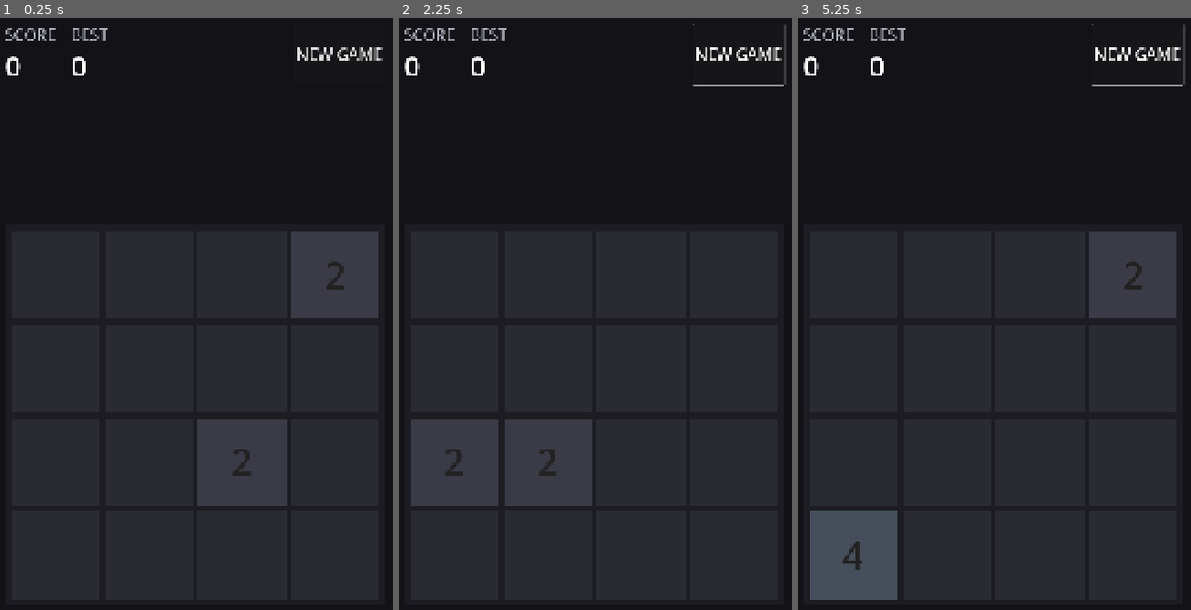
Above: before the commit, frames 1-3 (left to right).
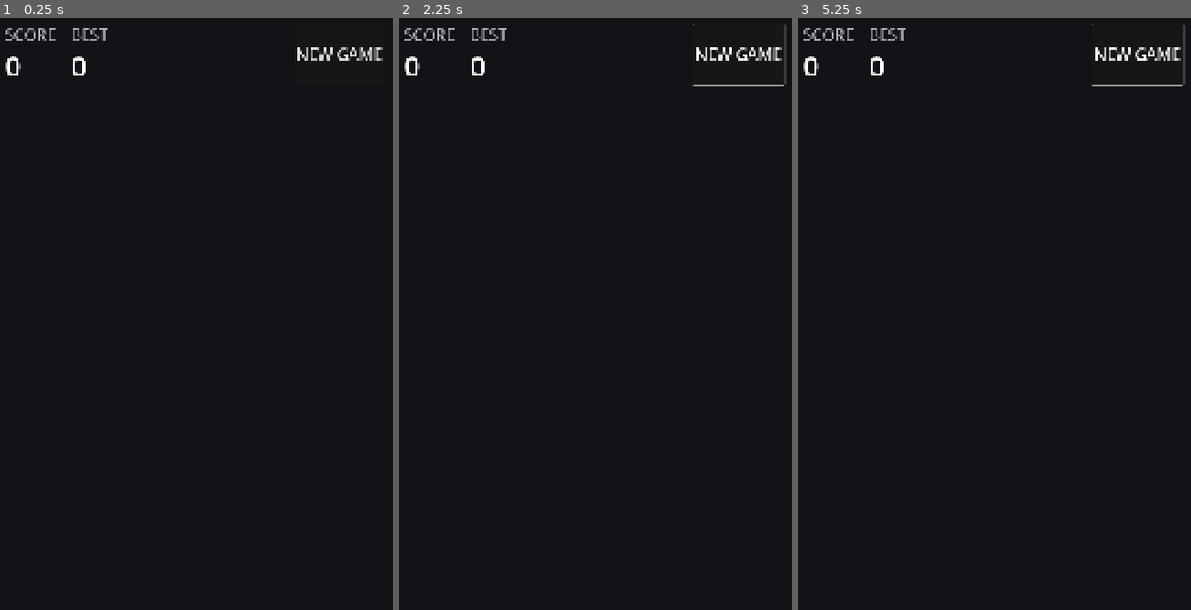
Above: after the commit, the same moments.

Repository: 0xRnato/2048
Game: Godot game, scene res://scenes/main.tscn
The game is run twice, just before and just after one commit, with the same random seed, the same clock (stepped at 60 frames per second) and the same inputs.
Inputs (mouse positions are in pixels of both pictures, inside the frame that each line leads up to):
- Up to frame 1 (0.25 s): no input
- Up to frame 2 (2.25 s): click "NEW GAME" at 0.5 s; click "NEW GAME" at 1.25 s; tap Enter at 2 s; move the mouse to (685, 343) at 2.02 s; hold Right (move_right) from 2.03 s (still down); hold Shift from 2.03 s (still down); click (685, 343) at 2.17 s
- Up to frame 3 (5.25 s): release Right (move_right) at 2.75 s; release Shift at 2.75 s; tap Space at 2.75, 4.25 s; drag from (911, 414) to (970, 521) at 2.77 s; tap Enter at 3.5, 5 s; move the mouse to (1033, 219) at 3.52 s; hold Right (move_right) 3.53-4.25 s; tap Ctrl at 3.6 s; drag from (970, 521) to (868, 266) at 4.27 s; move the mouse to (1116, 485) at 5.02 s; hold Left (move_left) from 5.03 s (still down); tap Alt at 5.1 s

The runs differ from the first frame. In frame 1, 53% of the frame differs, in the area x 3-97%, y 36-99%; in frame 2, 53%; in frame 3, 53%.
Error after the commit: Parse Error: Cannot get return value of call to "play_slide()" because it returns "void". (res://scripts/ui/board_view.gd:124)

Commit message:
feat(ui): animate tile slide merge and spawn with awaitable tweens

Diff:
--- a/scripts/autoload/event_bus.gd
+++ b/scripts/autoload/event_bus.gd
@@ -15,6 +15,10 @@
 signal game_won
 signal game_over_reached
 
+# --- Animation / rendering ---
+signal animation_started
+signal animation_finished
+
 # --- Settings / meta ---
 signal theme_changed(theme_name: String)
 signal grid_size_changed(new_size: int)
--- a/scripts/input/input_controller.gd
+++ b/scripts/input/input_controller.gd
@@ -6,6 +6,16 @@
 ## layer has no knowledge of the FSM beyond calling `GameManager.attempt_move`.
 
 var disabled: bool = false
+
+func _ready() -> void:
+	EventBus.animation_started.connect(_on_animation_started)
+	EventBus.animation_finished.connect(_on_animation_finished)
+
+func _on_animation_started() -> void:
+	disabled = true
+
+func _on_animation_finished() -> void:
+	disabled = false
 
 func _unhandled_input(event: InputEvent) -> void:
 	if disabled:
--- a/scripts/ui/board_view.gd
+++ b/scripts/ui/board_view.gd
@@ -1,17 +1,25 @@
 class_name BoardView extends Control
 
-## Renders the active `Board`. In M2 this is a static rebuild after every move —
-## no animations yet. `EventBus.move_resolved` triggers a full re-render; input is
-## only blocked during animations in M3.
+## Renders the active `Board`. Empty cells are drawn as background rectangles in
+## `_draw()`; value tiles are `TileView` instances tracked by current cell position.
+## Consumes `EventBus.move_resolved` events to animate slides, merges, and spawns
+## in parallel, then emits `animation_finished` so upstream systems (input, HUD) can
+## re-enable interaction.
+
+signal animation_finished
 
 const TILE_SCENE: PackedScene = preload("res://scenes/game/tile_view.tscn")
 const BG_COLOR: Color = Color("#1c1c22")
-const GRID_PADDING: int = 16
+const EMPTY_CELL_COLOR: Color = Color("#2a2a33")
+const GRID_PADDING: int = 20
 const TILE_GAP: int = 14
 
-var _tiles: Array = []   ## Array[TileView], row-major
+var animating: bool = false
+
+var _tiles_by_cell: Dictionary = {}   ## Vector2i → TileView
 var _grid_size: int = 0
 var _tile_size: float = 0.0
+var _origin: Vector2 = Vector2.ZERO
 
 func _ready() -> void:
 	EventBus.move_resolved.connect(_on_move_resolved)
@@ -21,55 +29,158 @@
 func rebuild(size: int) -> void:
 	_grid_size = size
 	_clear_tiles()
-	_tiles.resize(size * size)
+	_reflow()
+	if GameManager.board == null:
+		return
 	for r in size:
 		for c in size:
-			var tile: TileView = TILE_SCENE.instantiate()
-			add_child(tile)
-			_tiles[r * size + c] = tile
-	_reflow()
-	_refresh_from_board()
+			var v: int = GameManager.board.cell_at(Vector2i(c, r))
+			if v != 0:
+				var cell: Vector2i = Vector2i(c, r)
+				var tile: TileView = _make_tile(cell, v)
+				tile.modulate.a = 1.0
+				tile.scale = Vector2.ONE
+
+func _make_tile(cell: Vector2i, value: int) -> TileView:
+	var tile: TileView = TILE_SCENE.instantiate()
+	add_child(tile)
+	tile.size = Vector2(_tile_size, _tile_size)
+	tile.custom_minimum_size = Vector2(_tile_size, _tile_size)
+	tile.position = _cell_to_pixel(cell)
+	tile.pivot_offset = Vector2(_tile_size * 0.5, _tile_size * 0.5)
+	tile.cell_pos = cell
+	tile.set_value(value)
+	_tiles_by_cell[cell] = tile
+	return tile
 
 func _clear_tiles() -> void:
-	for t in _tiles:
-		if t != null and is_instance_valid(t):
-			t.queue_free()
-	_tiles = []
+	for tile in _tiles_by_cell.values():
+		if is_instance_valid(tile):
+			tile.queue_free()
+	_tiles_by_cell.clear()
 
 func _reflow() -> void:
+	queue_redraw()
 	if _grid_size <= 0:
 		return
-	var w: float = size.x - GRID_PADDING * 2
-	var h: float = size.y - GRID_PADDING * 2
+	var w: float = size.x - GRID_PADDING * 2.0
+	var h: float = size.y - GRID_PADDING * 2.0
 	var avail: float = min(w, h)
 	_tile_size = (avail - TILE_GAP * (_grid_size - 1)) / float(_grid_size)
-	if _tile_size < 16.0:
-		_tile_size = 16.0
-	var origin: Vector2 = Vector2(
-		(size.x - (_tile_size * _grid_size + TILE_GAP * (_grid_size - 1))) * 0.5,
-		(size.y - (_tile_size * _grid_size + TILE_GAP * (_grid_size - 1))) * 0.5
+	_tile_size = maxf(_tile_size, 16.0)
+	var grid_total: float = _tile_size * _grid_size + TILE_GAP * (_grid_size - 1)
+	_origin = Vector2((size.x - grid_total) * 0.5, (size.y - grid_total) * 0.5)
+	for cell in _tiles_by_cell.keys():
+		var t: TileView = _tiles_by_cell[cell]
+		if not is_instance_valid(t):
+			continue
+		t.size = Vector2(_tile_size, _tile_size)
+		t.custom_minimum_size = Vector2(_tile_size, _tile_size)
+		t.position = _cell_to_pixel(cell)
+		t.pivot_offset = Vector2(_tile_size * 0.5, _tile_size * 0.5)
+
+func _cell_to_pixel(cell: Vector2i) -> Vector2:
+	return _origin + Vector2(
+		cell.x * (_tile_size + TILE_GAP),
+		cell.y * (_tile_size + TILE_GAP)
 	)
-	for r in _grid_size:
-		for c in _grid_size:
-			var t: TileView = _tiles[r * _grid_size + c]
-			t.position = origin + Vector2(c * (_tile_size + TILE_GAP), r * (_tile_size + TILE_GAP))
-			t.custom_minimum_size = Vector2(_tile_size, _tile_size)
-			t.size = Vector2(_tile_size, _tile_size)
 
-func _refresh_from_board() -> void:
-	if GameManager.board == null:
+func _draw() -> void:
+	var rect: Rect2 = Rect2(Vector2.ZERO, size)
+	draw_rect(rect, BG_COLOR)
+	if _grid_size <= 0:
 		return
 	for r in _grid_size:
 		for c in _grid_size:
-			var tile: TileView = _tiles[r * _grid_size + c]
-			tile.set_value(GameManager.board.cell_at(Vector2i(c, r)))
+			var p: Vector2 = _cell_to_pixel(Vector2i(c, r))
+			draw_rect(Rect2(p, Vector2(_tile_size, _tile_size)), EMPTY_CELL_COLOR)
 
-func _on_move_resolved(_result: MoveResult) -> void:
-	_refresh_from_board()
+# ---------------------------------------------------------------------------
+# Animation orchestration
+# ---------------------------------------------------------------------------
 
 func _on_grid_size_changed(new_size: int) -> void:
 	rebuild(new_size)
 
-func _draw() -> void:
-	var rect: Rect2 = Rect2(Vector2.ZERO, size)
-	draw_rect(rect, BG_COLOR)
+func _on_move_resolved(result: MoveResult) -> void:
+	if not result.moved:
+		return
+	animating = true
+	EventBus.animation_started.emit()
+	_animate(result)
+
+func _animate(result: MoveResult) -> void:
+	var next_map: Dictionary = {}   # final cell → TileView (after slides + merges)
+
+	# 1. Slides — tile moves, value unchanged.
+	var slide_awaits: Array = []
+	for s in result.slides:
+		var slide: MoveResult.Slide = s
+		var tile: TileView = _tiles_by_cell.get(slide.from)
+		if tile == null:
+			continue
+		tile.cell_pos = slide.to
+		next_map[slide.to] = tile
+		slide_awaits.append(tile.play_slide(_cell_to_pixel(slide.to)))
+
+	# 2. Merges — two sources converge, one is freed, survivor takes new value.
+	var merge_awaits: Array = []
+	var survivors: Array = []   # {tile: TileView, new_value: int}
+	for m in result.merges:
+		var merge: MoveResult.Merge = m
+		var tile_a: TileView = _tiles_by_cell.get(merge.from_a)
+		var tile_b: TileView = _tiles_by_cell.get(merge.from_b)
+		if tile_a != null:
+			merge_awaits.append(tile_a.play_slide(_cell_to_pixel(merge.to)))
+		if tile_b != null:
+			merge_awaits.append(tile_b.play_slide(_cell_to_pixel(merge.to)))
+		survivors.append({"tile_a": tile_a, "tile_b": tile_b, "to": merge.to, "value": merge.new_value})
+
+	# Await all slide + merge tweens to finish.
+	for a in slide_awaits:
+		await a
+	for a in merge_awaits:
+		await a
+
+	# Resolve merges: keep one tile, free the other, set new value, play merge pop.
+	var pop_awaits: Array = []
+	for entry in survivors:
+		var tile_a: TileView = entry["tile_a"]
+		var tile_b: TileView = entry["tile_b"]
+		var to: Vector2i = entry["to"]
+		var value: int = entry["value"]
+		if is_instance_valid(tile_b):
+			tile_b.queue_free()
+		if is_instance_valid(tile_a):
+			tile_a.cell_pos = to
+			tile_a.set_value(value)
+			next_map[to] = tile_a
+			pop_awaits.append(tile_a.play_merge())
+		elif is_instance_valid(tile_b):
+			tile_b.cell_pos = to
+			tile_b.set_value(value)
+			next_map[to] = tile_b
+			pop_awaits.append(tile_b.play_merge())
+
+	# Tiles that did not slide or merge stay where they are.
+	for cell in _tiles_by_cell.keys():
+		var t: TileView = _tiles_by_cell[cell]
+		if not is_instance_valid(t):
+			continue
+		if not next_map.has(t.cell_pos) and t.cell_pos == cell:
+			next_map[cell] = t
+
+	_tiles_by_cell = next_map
+
+	for a in pop_awaits:
+		await a
+
+	# 3. Spawn — new tile appears.
+	if result.spawned != null:
+		var sp: MoveResult.Spawn = result.spawned
+		var new_tile: TileView = _make_tile(sp.at, sp.value)
+		await new_tile.play_spawn()
+
+	animating = false
+	animation_finished.emit()
+	EventBus.animation_finished.emit()
--- a/scripts/ui/tile_view.gd
+++ b/scripts/ui/tile_view.gd
@@ -1,7 +1,8 @@
 class_name TileView extends Control
 
-## Single tile on the board. In M2 purely static — the value determines background
-## colour and label text. M3 will add `play_slide`, `play_merge`, `play_spawn` tweens.
+## Single tile on the board. Owns its own value, palette lookup, and animations
+## (`play_slide`, `play_merge`, `play_spawn`). Animations are awaitable so
+## `BoardView` can orchestrate them in parallel and `await` the whole move.
 
 const PALETTE_BG: Dictionary = {
 	0: Color("#2a2a33"),
@@ -21,12 +22,18 @@
 const PALETTE_FG_DARK: Color = Color("#222222")
 const HIGH_VALUE_BG: Color = Color("#3c3a32")
 
+const SLIDE_MS: int = 120
+const MERGE_POP_MS: int = 120
+const SPAWN_MS: int = 80
+
 @onready var _bg: ColorRect = $Background
 @onready var _label: Label = $Label
 
 var _value: int = 0
+var cell_pos: Vector2i = Vector2i.ZERO   ## Logical board cell this tile currently represents.
 
 func _ready() -> void:
+	pivot_offset = size * 0.5
 	_apply()
 
 func set_value(v: int) -> void:
@@ -38,6 +45,7 @@
 	return _value
 
 func _apply() -> void:
+	pivot_offset = size * 0.5
 	if _value == 0:
 		_bg.color = PALETTE_BG[0]
 		_label.text = ""
@@ -58,3 +66,36 @@
 	elif v < 10000:
 		return 64
 	return 48
+
+# ---------------------------------------------------------------------------
+# Animations
+# ---------------------------------------------------------------------------
+
+## Tween `position` to `to_pos` with ease-out-cubic. Awaitable.
+func play_slide(to_pos: Vector2) -> void:
+	var tween: Tween = create_tween()
+	tween.tween_property(self, "position", to_pos, SLIDE_MS / 1000.0) \
+		.set_ease(Tween.EASE_OUT).set_trans(Tween.TRANS_CUBIC)
+	await tween.finished
+
+## Brief scale pop to signal a merge completion. Awaitable.
+func play_merge() -> void:
+	pivot_offset = size * 0.5
+	var half: float = MERGE_POP_MS / 2000.0
+	var tween: Tween = create_tween()
+	tween.tween_property(self, "scale", Vector2(1.15, 1.15), half) \
+		.set_ease(Tween.EASE_OUT).set_trans(Tween.TRANS_CUBIC)
+	tween.tween_property(self, "scale", Vector2.ONE, half) \
+		.set_ease(Tween.EASE_IN).set_trans(Tween.TRANS_CUBIC)
+	await tween.finished
+
+## Fade + scale from 0 → 1, for new tiles spawned on a successful move. Awaitable.
+func play_spawn() -> void:
+	pivot_offset = size * 0.5
+	scale = Vector2.ZERO
+	modulate.a = 0.0
+	var tween: Tween = create_tween().set_parallel(true)
+	tween.tween_property(self, "scale", Vector2.ONE, SPAWN_MS / 1000.0) \
+		.set_ease(Tween.EASE_OUT).set_trans(Tween.TRANS_BACK)
+	tween.tween_property(self, "modulate:a", 1.0, SPAWN_MS / 1000.0)
+	await tween.finished
